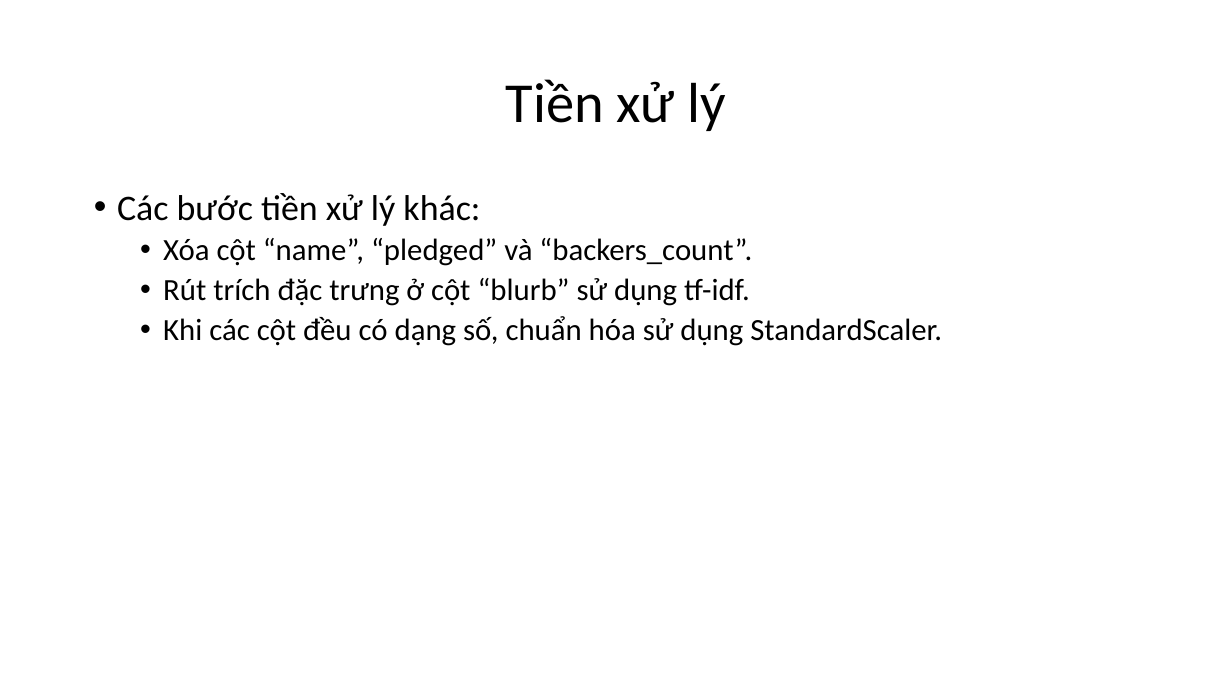
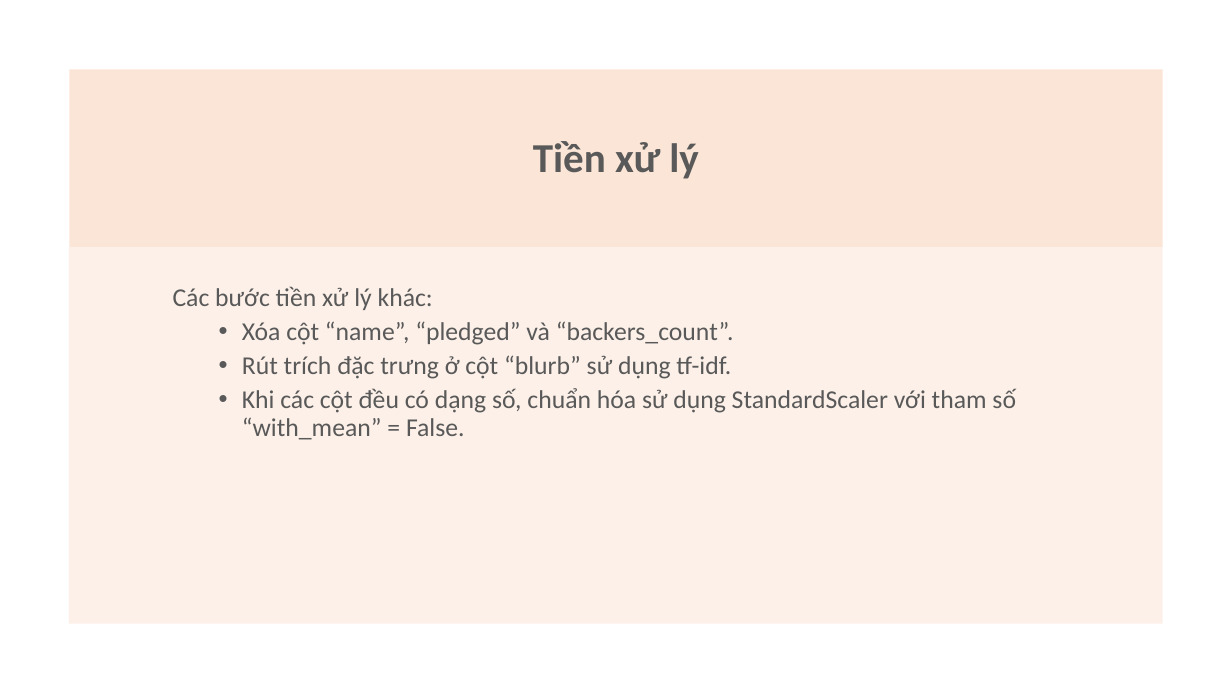
Before and after one commit to XQuyTran/DataScience_Project_HCMUS, a slide deck: slide 20 of presentation/Slide.pptx (slide 21 before the commit). Drawn at 1232x693 pixels with LibreOffice and Linux fonts; fonts in the diff are those of the drawing. Boxes give left, top, right and bottom in pixels: in the first picture for what was removed or moved away, otherwise in the second. Text is boxed around its words. In the diff, an @@ line names an element or a change of style, - is before the commit and + after.

```diff
--- a/presentation/Slide.pptx
+++ b/presentation/Slide.pptx
@@ rectangle added at [69, 69, 1163, 247], fill #FBE5D6 @@
@@ title "Tiền xử lý": place and size @@
-title "Tiền xử lý" at [506, 79, 725, 131]
+title "Tiền xử lý" at [533, 141, 698, 179]
@@ title "Tiền xử lý" at [533, 141, 698, 179]: size 44 to 32 pt, text colour #000000 to #595959, bold on @@
@@ rectangle added at [69, 247, 1164, 624], fill #FBE5D6 at 55% opacity @@
@@ text "Các bước tiền xử lý ...": place and size @@
-text "Các bước tiền xử lý ..." at [117, 193, 942, 346]
+text "Các bước tiền xử lý ..." at [173, 286, 1016, 440]
@@ text at [173, 286, 734, 379]: size 28 to 20 pt in "Các bước tiền xử lý khác:"; text colour #000000 to #595959 in "Các bước tiền xử lý khác:", "Xóa cột “name”, “pledged” và “backers_count”.", "Rút trích đặc trưng ở cột “blurb” ..."; size 24 to 20 pt in "Xóa cột “name”, “pledged” và “backers_count”.", "Rút trích đặc trưng ở cột “blurb” ..."; bullet • to none @@
@@ text at [242, 388, 1016, 440]: text changed; size 24 to 20 pt; text colour #000000 to #595959 @@
-  • Khi các cột đều có dạng số, chuẩn hóa sử dụng StandardScaler.
+  • Khi các cột đều có dạng số, chuẩn hóa sử dụng StandardScaler với tham số “with_mean” = False.
```
Also in this commit, not shown: 8 other slides changed, 9 slides added, 5 slides removed, 1 other file.
